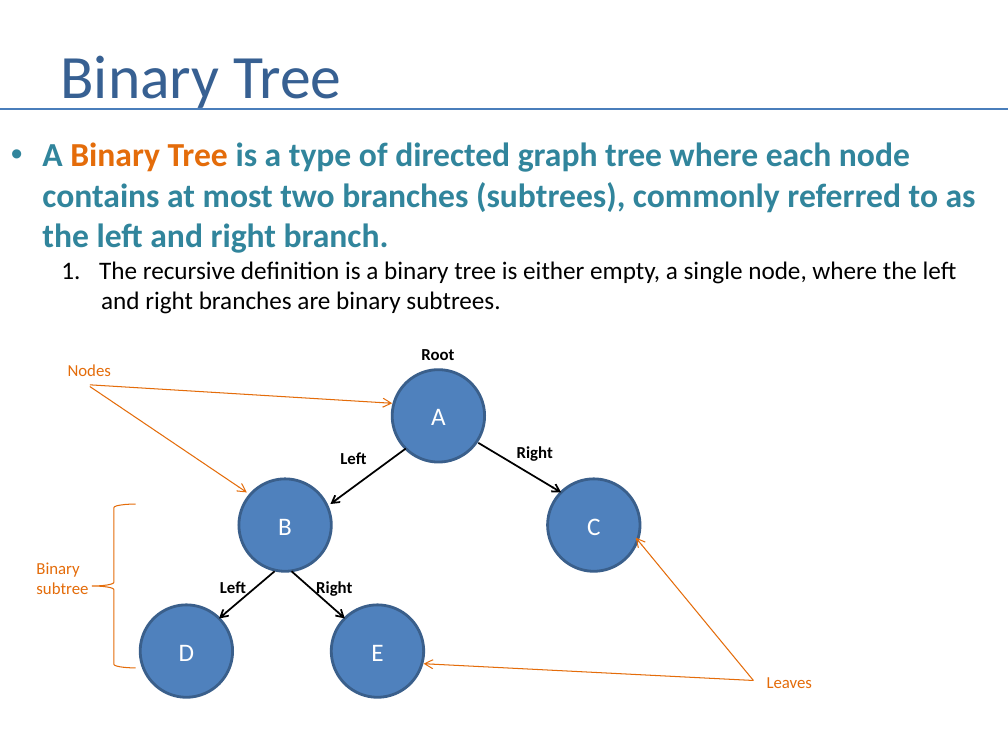
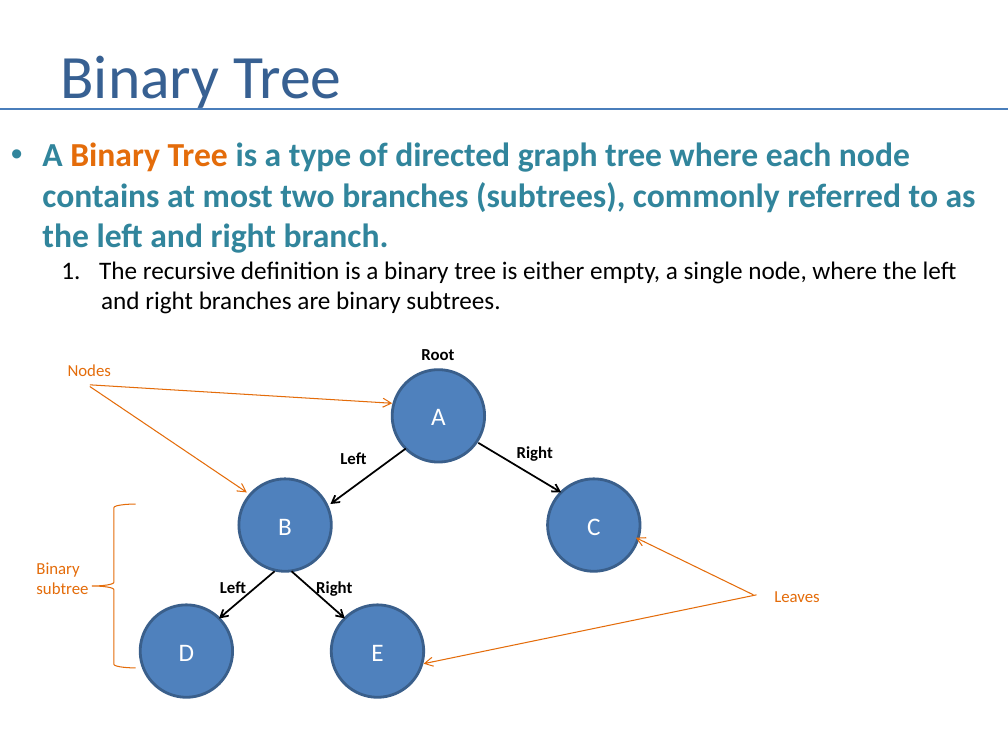
Before and after one commit to andrewferlitsch/Portland-Data-Science-Group, a slide deck: slide 41 of Presentations/Whiteboarding.pptx. Drawn at 1008x756 pixels with LibreOffice and Linux fonts; fonts in the diff are those of the drawing. Boxes give left, top, right and bottom in pixels: in the first picture for what was removed or moved away, otherwise in the second. Text is boxed around its words. In the diff, an @@ line names an element or a change of style, - is before the commit and + after.

```diff
--- a/Presentations/Whiteboarding.pptx
+++ b/Presentations/Whiteboarding.pptx
@@ arrow moved from (753, 680) - (636, 537) to (753, 595) - (636, 537) @@
@@ arrow moved from (753, 680) - (423, 663) to (757, 595) - (423, 663) @@
@@ text "Leaves": place and size @@
-text "Leaves" at (767, 677, 812, 688)
+text "Leaves" at (774, 591, 819, 602)
```
Also in this commit, not shown: 8 other slides changed.
